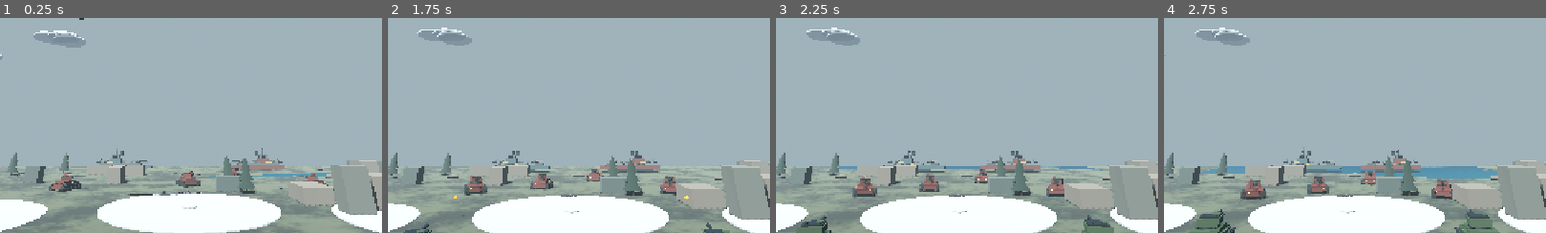
Above: before the commit, frames 1-4 (left to right).
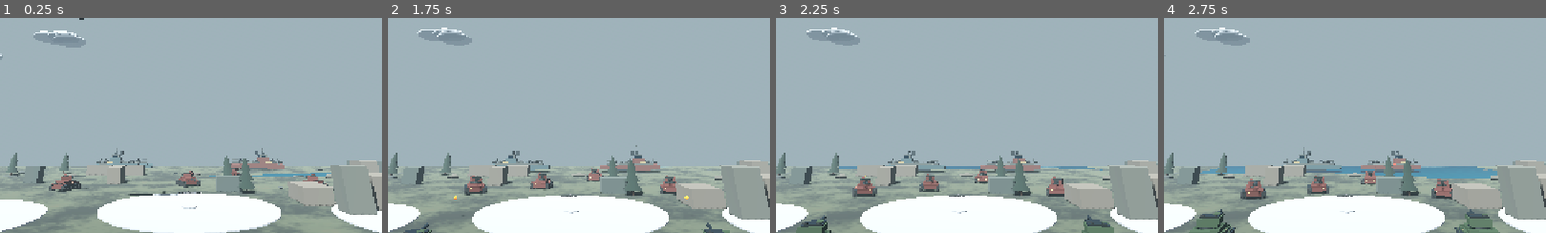
Above: after the commit, the same moments.

Repository: p87010834-ai/WAR-BATTLE-MOBILE
Game: Godot game, scene res://scenes/main.tscn
Same seed, same stepped clock (60 frames per second), same inputs: the game is played once before the commit and once after it.
Inputs (mouse positions are % of the whole screen's width and height, from its top left):
- Up to frame 1 (0.25 s): no input
- Up to frame 2 (1.75 s): tap Enter at 0.5 s; drag from (9, 82) to (60, 28) at 0.52 s; drag from (30, 55) to (45, 70) at 1.27 s
- Up to frame 3 (2.25 s): click "ОГОНЬ" at 2 s
- Up to frame 4 (2.75 s): no input
The pictures show only the part of the screen within x 25-75%, y 50-100%; the shares and areas given below are measured in that part.

The runs differ from the first frame. In frame 1, 0.3% of the frame differs, in the area x 27-74%, y 60-72%; in frame 2, 0.2%; in frame 3, 0.1%; in frame 4, 0.1%.

Commit message:
Add ship wave response and turning roll

Diff:
--- a/godot/scripts/ship.gd
+++ b/godot/scripts/ship.gd
@@ -24,6 +24,9 @@
 var repair_tick := 0.0
 var wake_timer := 0.0
 var _hull_material: StandardMaterial3D
+var _visual_root: Node3D
+var _wave_phase := 0.0
+var _turn_visual := 0.0
 
 func _ready() -> void:
 	add_to_group("combat_vehicles")
@@ -33,6 +36,18 @@
 	var audio := get_tree().get_first_node_in_group("wbm_audio_manager")
 	if audio:
 		audio.attach_engine(self, "ship")
+
+func _process(delta: float) -> void:
+	_wave_phase += delta
+	if not is_instance_valid(_visual_root):
+		return
+	var speed_ratio := clampf(absf(current_speed) / maxf(cruise_speed, 0.1), 0.0, 1.0)
+	var wave_a := sin(_wave_phase * 1.15 + float(get_instance_id() % 17))
+	var wave_b := sin(_wave_phase * 1.73 + 1.2)
+	_visual_root.position.y = 0.12 + wave_a * 0.075 + wave_b * 0.035
+	_visual_root.rotation.x = wave_b * 0.012 * (0.35 + speed_ratio)
+	_visual_root.rotation.z = _turn_visual * 0.035 * speed_ratio + wave_a * 0.009
+	_turn_visual = move_toward(_turn_visual, 0.0, delta * 1.8)
 
 func _physics_process(delta: float) -> void:
 	weapon_cooldown = maxf(0.0, weapon_cooldown - delta)
@@ -52,7 +67,9 @@
 		var steering := Input.get_action_strength("ship_turn_left") - Input.get_action_strength("ship_turn_right")
 		throttle = Input.get_action_strength("ship_forward") - Input.get_action_strength("ship_reverse")
 		var steering_factor := clampf(steering_health / 100.0, 0.0, 1.0)
-		rotation.y += steering * turn_rate * steering_factor * (0.35 + current_speed / maxf(cruise_speed, 0.1)) * delta
+		var turn_input := steering * steering_factor * (0.35 + absf(current_speed) / maxf(cruise_speed, 0.1))
+		rotation.y += turn_input * turn_rate * delta
+		_turn_visual = turn_input
 		if Input.is_action_just_pressed("ship_fire"):
 			fire_guns()
 	else:
@@ -98,7 +115,9 @@
 	var desired_yaw := atan2(-to_target.x, -to_target.z)
 	var difference := wrapf(desired_yaw - rotation.y, -PI, PI)
 	var steering_factor := clampf(steering_health / 100.0, 0.0, 1.0)
+	var turn_delta := wrapf(desired_yaw - rotation.y, -PI, PI)
 	rotation.y = rotate_toward(rotation.y, desired_yaw, turn_rate * steering_factor * delta)
+	_turn_visual = clampf(turn_delta * 1.8, -1.0, 1.0)
 	if to_target.length() <= 72.0 and absf(difference) < 0.34:
 		fire_guns()
 	return 0.65
@@ -203,6 +222,9 @@
 	_update_module_status()
 
 func _build_ship() -> void:
+	_visual_root = Node3D.new()
+	_visual_root.name = "FloatingShipVisuals"
+	add_child(_visual_root)
 	_hull_material = StandardMaterial3D.new()
 	_hull_material.albedo_color = Color(0.22, 0.30, 0.31) if team == 0 else Color(0.36, 0.20, 0.17)
 	_hull_material.metallic = 0.48
@@ -290,7 +312,7 @@
 	node.mesh = mesh
 	node.position = at
 	node.material_override = material
-	add_child(node)
+	_visual_root.add_child(node)
 	return node
 
 func _ship_cylinder(radius: float, height: float, at: Vector3, angles: Vector3, material: Material, segments: int = 16) -> MeshInstance3D:
@@ -304,5 +326,5 @@
 	node.position = at
 	node.rotation = angles
 	node.material_override = material
-	add_child(node)
+	_visual_root.add_child(node)
 	return node
